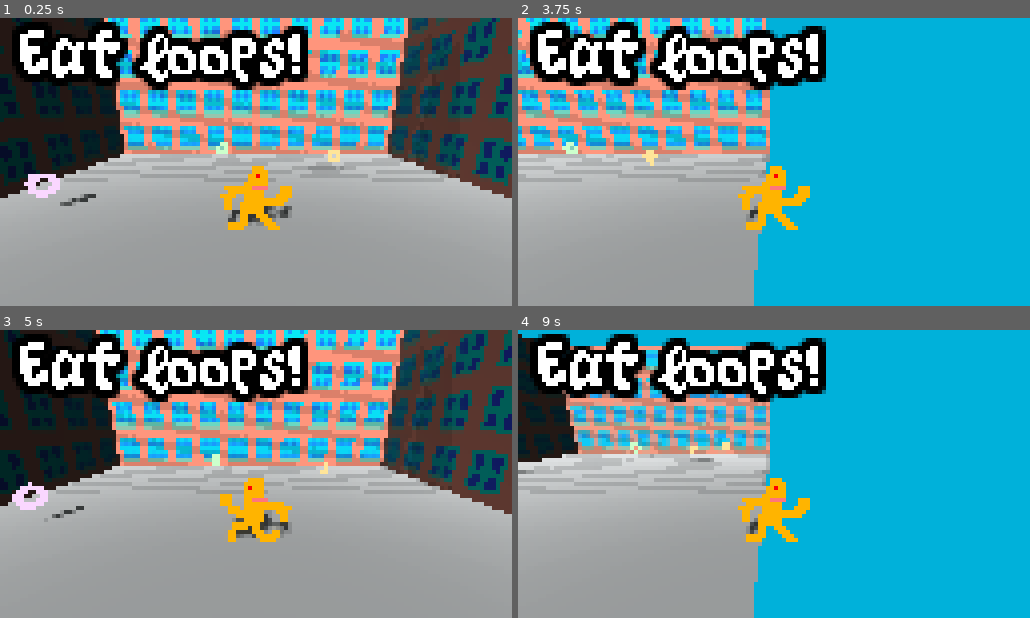
Above: before the commit, frames 1-4 (two rows, left to right).
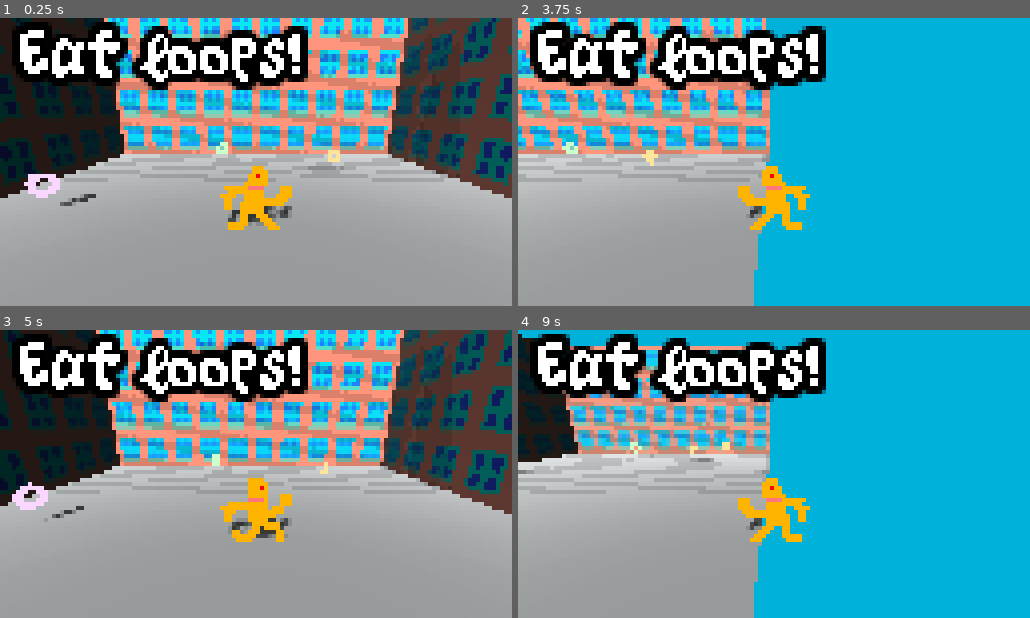
Above: after the commit, the same moments.

Repository: dedekm/loopy-loops
Game: Godot game, scene res://src/Level.tscn
Same seed, same stepped clock (60 frames per second), same inputs: the game is played once before the commit and once after it.
Inputs:
- Up to frame 1 (0.25 s): no input
- Up to frame 2 (3.75 s): hold D (strafe_right) 0.53-1.28 s; hold S (move_backward) 1.28-2.03 s; hold D (strafe_right) 2.03-2.78 s; hold W (move_forward) 2.78-3.53 s; hold Left (strafe_left) from 3.53 s (still down)
- Up to frame 3 (5 s): keep holding Left (strafe_left)
- Up to frame 4 (9 s): release Left (strafe_left) at 5.03 s; hold S (move_backward) 5.03-5.78 s; hold D (strafe_right) 5.78-6.53 s; hold W (move_forward) 6.53-7.28 s; hold D (strafe_right) 7.28-8.03 s; hold S (move_backward) 8.03-8.78 s; hold Left (strafe_left) from 8.78 s (still down)

The runs differ from the first frame. In frame 1, less than 0.1% of the frame differs, in the area x 48-53%, y 58-60%; in frame 2, 0.8%; in frame 3, 1.4%, in the area x 42-58%, y 52-74%; in frame 4, 0.8%.

Commit message:
add player sprite flipping

Diff:
--- a/src/Player.gd
+++ b/src/Player.gd
@@ -21,6 +21,11 @@
     $Sprite.play()
   else:
     $Sprite.stop()
+
+  if velocity.x > 0:
+    $Sprite.flip_h = false
+  elif velocity.x < 0:
+    $Sprite.flip_h = true
 
 func get_input() -> void:
   velocity.x = 0
--- a/src/Player.tscn
+++ b/src/Player.tscn
@@ -71,7 +71,7 @@
 animation = "run"
 
 [node name="Mouth" type="AnimatedSprite3D" parent="."]
-transform = Transform( 12, 0, 0, 0, 12, 0, 0, 0, 12, 0.120636, 0.364079, 0.0228104 )
+transform = Transform( 12, 0, 0, 0, 12, 0, 0, 0, 12, -0.0046443, 0.364079, 0.0228104 )
 cast_shadow = 2
 alpha_cut = 2
 frames = SubResource( 8 )
